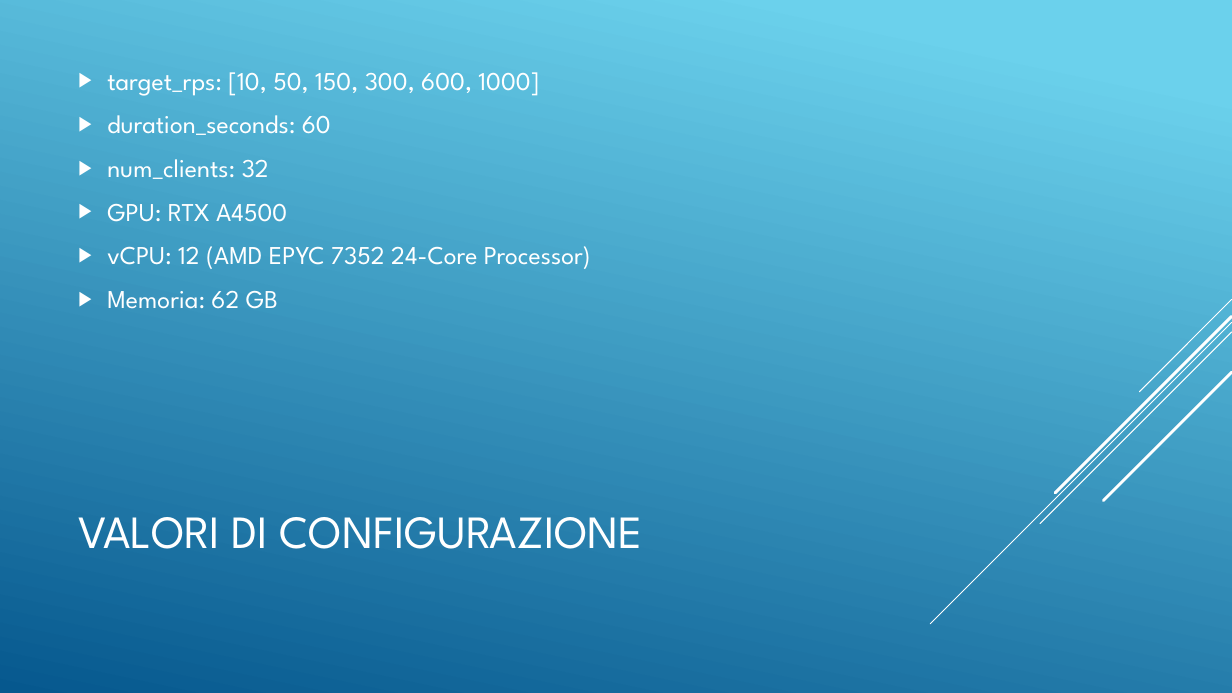
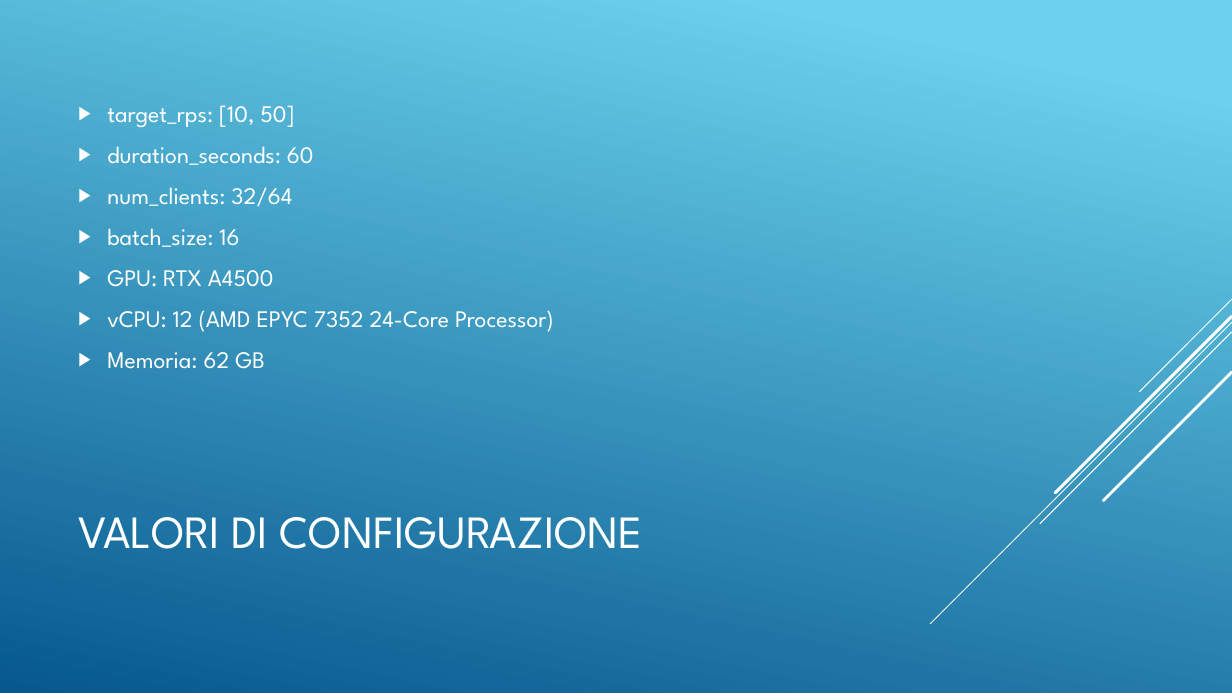
Before and after one commit to Bognanni/gsasrec-py-rust, a slide deck: slide 20 of Gsasrec.pptx. Drawn at 1232x693 pixels with LibreOffice and Linux fonts; fonts in the diff are those of the drawing. Boxes give left, top, right and bottom in pixels: in the first picture for what was removed or moved away, otherwise in the second. Text is boxed around its words. In the diff, an @@ line names an element or a change of style, - is before the commit and + after.

```diff
--- a/Gsasrec.pptx
+++ b/Gsasrec.pptx
@@ text "target_rps: [10, 50]": place and size @@
-text "target_rps: [10, 50]" at (107,72,591,309)
+text "target_rps: [10, 50]" at (107,105,554,369)
@@ text at (107,105,294,127): text changed; size 20 to 18.5 pt @@
-▶ target_rps: [10, 50, 150, 300, 600, 1000]
+▶ target_rps: [10, 50]
@@ text at (107,146,554,369): size 20 to 18.5 pt in "duration_seconds: 60", "GPU: RTX A4500", "vCPU: 12 (AMD EPYC 7352 24-Core Processor)", "Memoria: 62 GB" @@
@@ text at (107,187,292,247): text changed; size 20 to 18.5 pt @@
-▶ num_clients: 32
+▶ num_clients: 32/64
+▶ batch_size: 16
```
Also in this commit, not shown: 3 other slides changed, 5 slides added, 2 slides removed, 8 other files.
